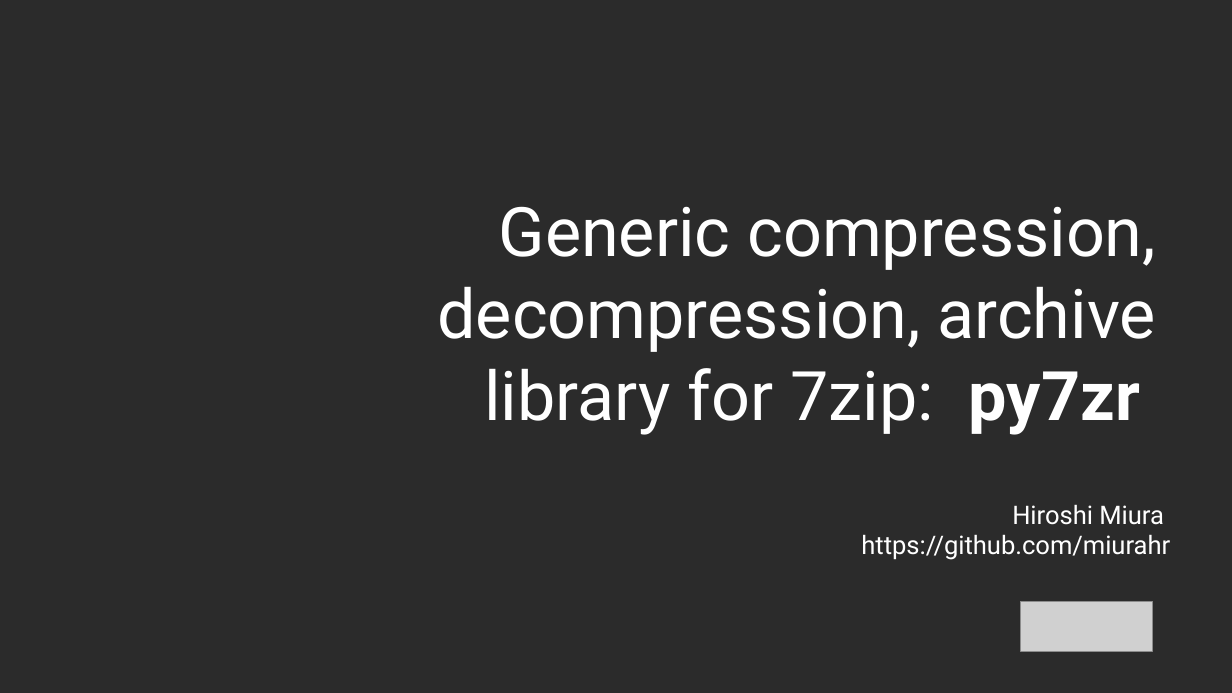
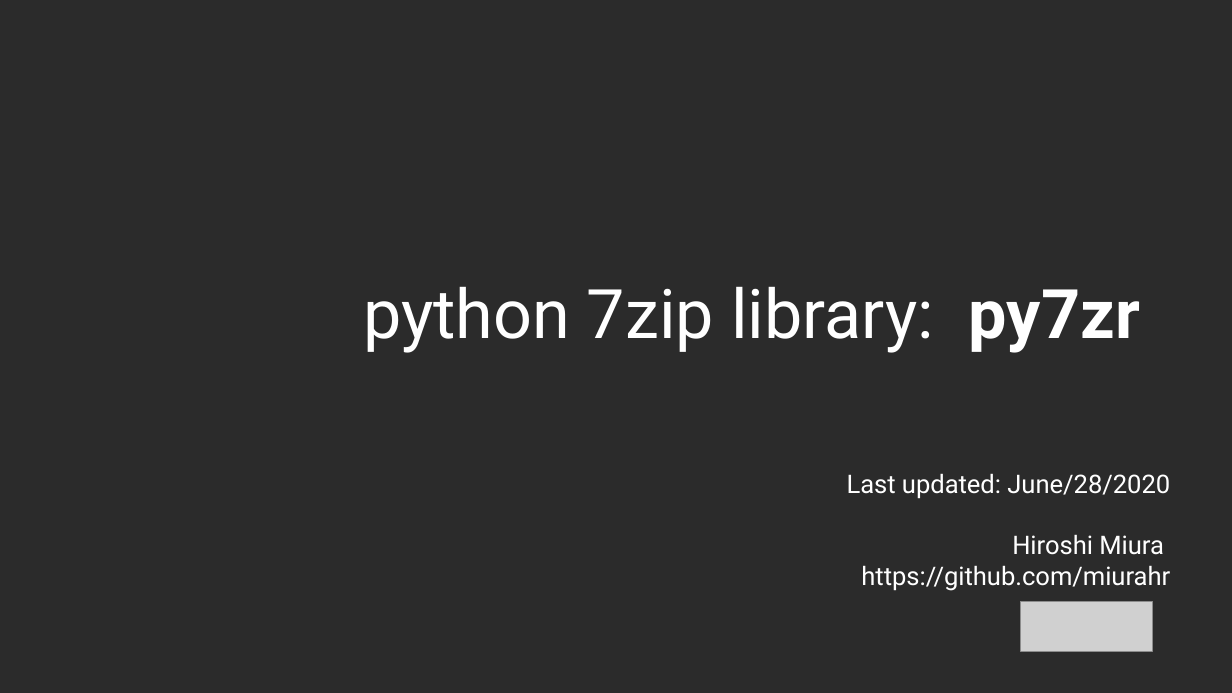
Before and after one commit to miurahr/py7zr, a slide deck: slide 1 of docs/presentations/Introduction_of_py7zr.odp. Drawn at 1232x693 pixels with LibreOffice and Linux fonts; fonts in the diff are those of the drawing; grey boxes stand for pictures; background and template pictures are left out; a plain dark background stands for a picture behind light text. Boxes give left, top, right and bottom in pixels: in the first picture for what was removed or moved away, otherwise in the second. Text is boxed around its words. In the diff, an @@ line names an element or a change of style, - is before the commit and + after.

```diff
--- a/docs/presentations/Introduction_of_py7zr.odp
+++ b/docs/presentations/Introduction_of_py7zr.odp
@@ title at box(363, 286, 1140, 353): text changed @@
-Generic compression, decompression, archive library for 7zip: py7zr
+python 7zip library: py7zr
@@ subtitle at box(847, 473, 1170, 555): text changed @@
-Hiroshi Miura
+Last updated: June/28/2020
+Hiroshi Miura
```
Also in this commit, not shown: 5 other slides changed, 3 slides added, 5 slides removed, 1 other file.
